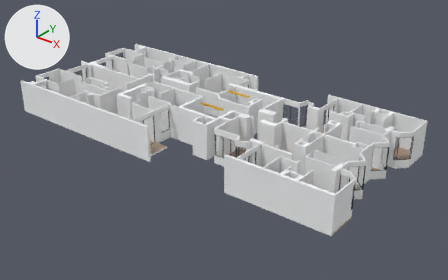
Before and after pictures for a commit that changed the glTF model public/models/PISOS/planta-7.glb.
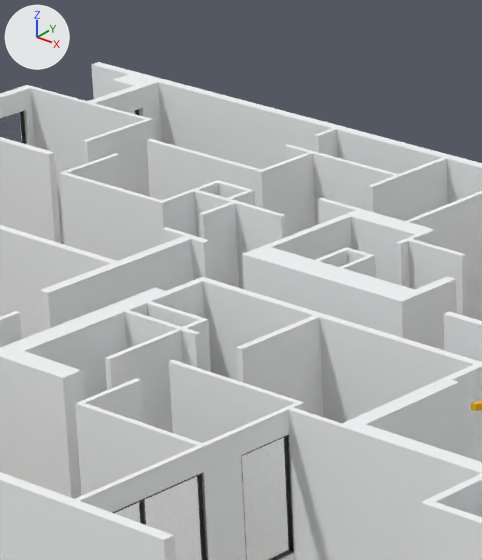
The first picture shows the older version from a 50 mm camera at (32.8, -39.4, 23.8) aimed at (1.5, -0.3, -0.5). The close-ups show both versions on the part from 26% to 45% of the width and 12% to 47% of the height of that picture; other places that the commit changed are outside them. Arrows for +X, +Y and +Z are at upper left; the lights stay in place.

In view in the first close-up: 'Component_624'.
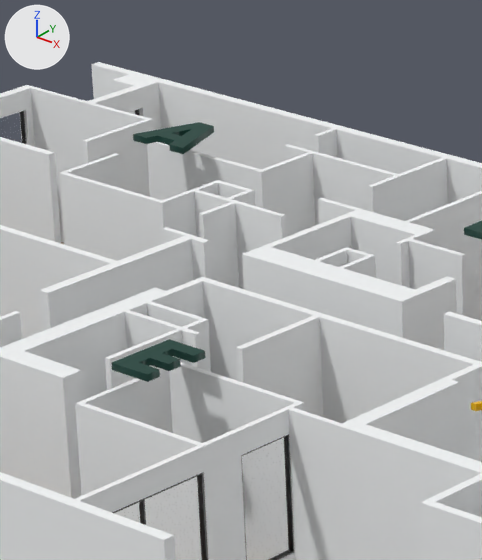
Pixel boxes (x1, y1, x2, y2) of what changed, in the close-ups (482 x 560 px):
```json
{"object": "Text.004", "change": "added", "after": [111, 339, 205, 382], "on screen": "cyan"}
{"object": "Text", "change": "added", "after": [133, 122, 214, 154]}
{"object": "Text.001", "change": "added", "after": [464, 221, 482, 239]}
```

The change, as JSON lines over the scene's bpy script:
```json
{"op": "add", "block": "mat_material_019", "code": ["mat_material_019 = principled_material('Material.019')", "mat_material_019.base_color = (0.000911, 0.0497, 0.0356)  # dark cyan #033f35"]}
{"op": "add", "block": "mat_material_016", "code": ["mat_material_016 = principled_material('Material.016')", "mat_material_016.base_color = (0.000911, 0.0497, 0.0356)  # dark cyan #033f35"]}
{"op": "add", "block": "mat_material_015", "code": ["mat_material_015 = principled_material('Material.015')", "mat_material_015.base_color = (0.000911, 0.0497, 0.0356)  # dark cyan #033f35"]}
{"op": "add", "block": "me_text_004", "code": ["me_text_004 = bpy.data.meshes.new('Text.004')", "me_text_004.from_pydata(...)  # 24 vertices, 44 faces; spans x 0.099..0.871, y -0.01..1.239, z -0.06..0.06", "me_text_004.materials.append(mat_material_019)  # dark cyan #033f35"]}
{"op": "add", "block": "me_text_001", "code": ["me_text_001 = bpy.data.meshes.new('Text.001')", "me_text_001.from_pydata(...)  # 402 vertices, 812 faces; spans x 0.099..1.099, y -0.01..1.239, z -0.06..0.06", "me_text_001.materials.append(mat_material_016)  # dark cyan #033f35"]}
{"op": "add", "block": "me_text", "code": ["me_text = bpy.data.meshes.new('Text')", "me_text.from_pydata(...)  # 22 vertices, 44 faces; spans x 0.014..1.278, y -0.01..1.239, z -0.06..0.06", "me_text.materials.append(mat_material_015)  # dark cyan #033f35"]}
{"op": "add", "block": "ob_text_004", "code": ["ob_text_004 = bpy.data.objects.new('Text.004', me_text_004)", "ob_text_004.location = (-4.87, -4.48, 3.39)"]}
{"op": "add", "block": "ob_text_001", "code": ["ob_text_001 = bpy.data.objects.new('Text.001', me_text_001)", "ob_text_001.location = (-4.64, 3.51, 3.39)"]}
{"op": "add", "block": "ob_text", "code": ["ob_text = bpy.data.objects.new('Text', me_text)", "ob_text.location = (-12.5, 3.58, 3.39)"]}
```
